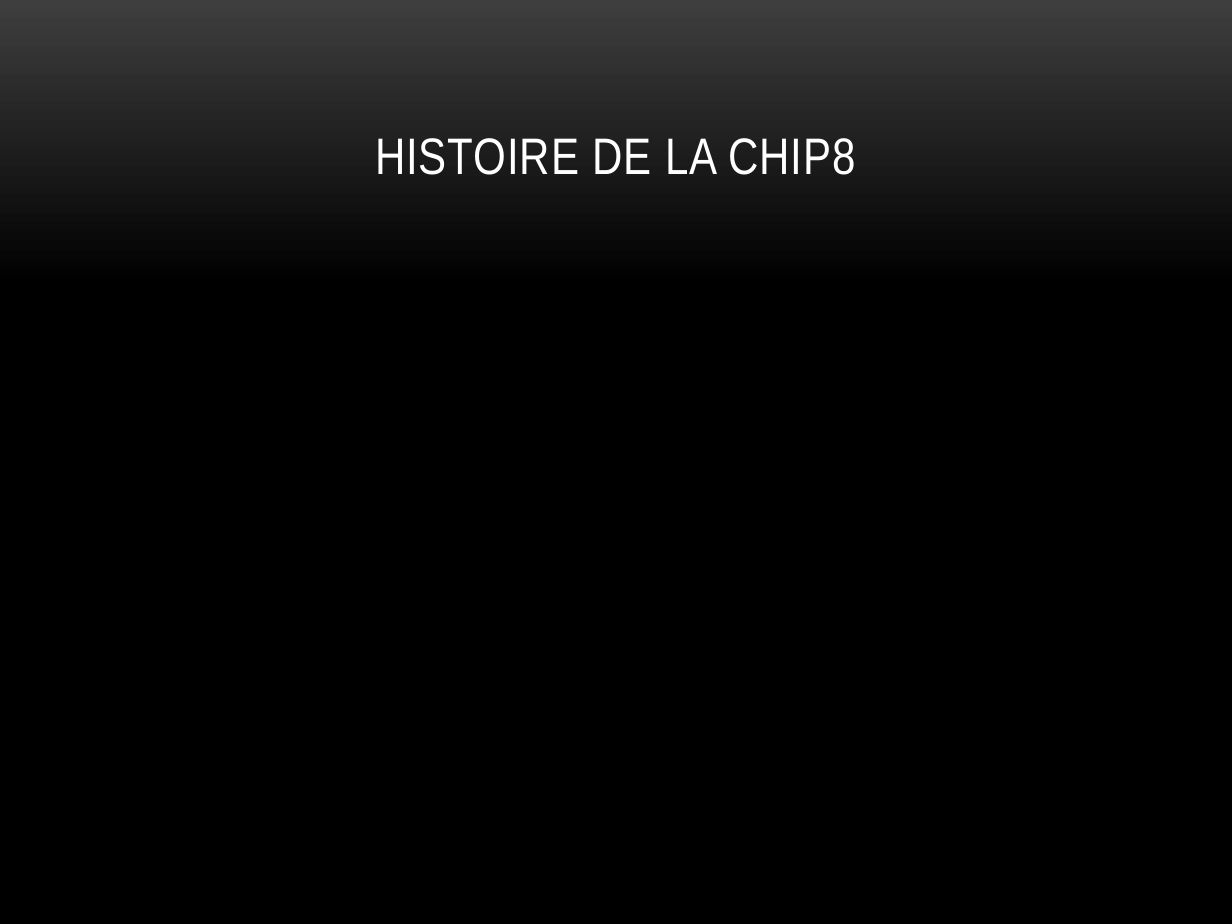
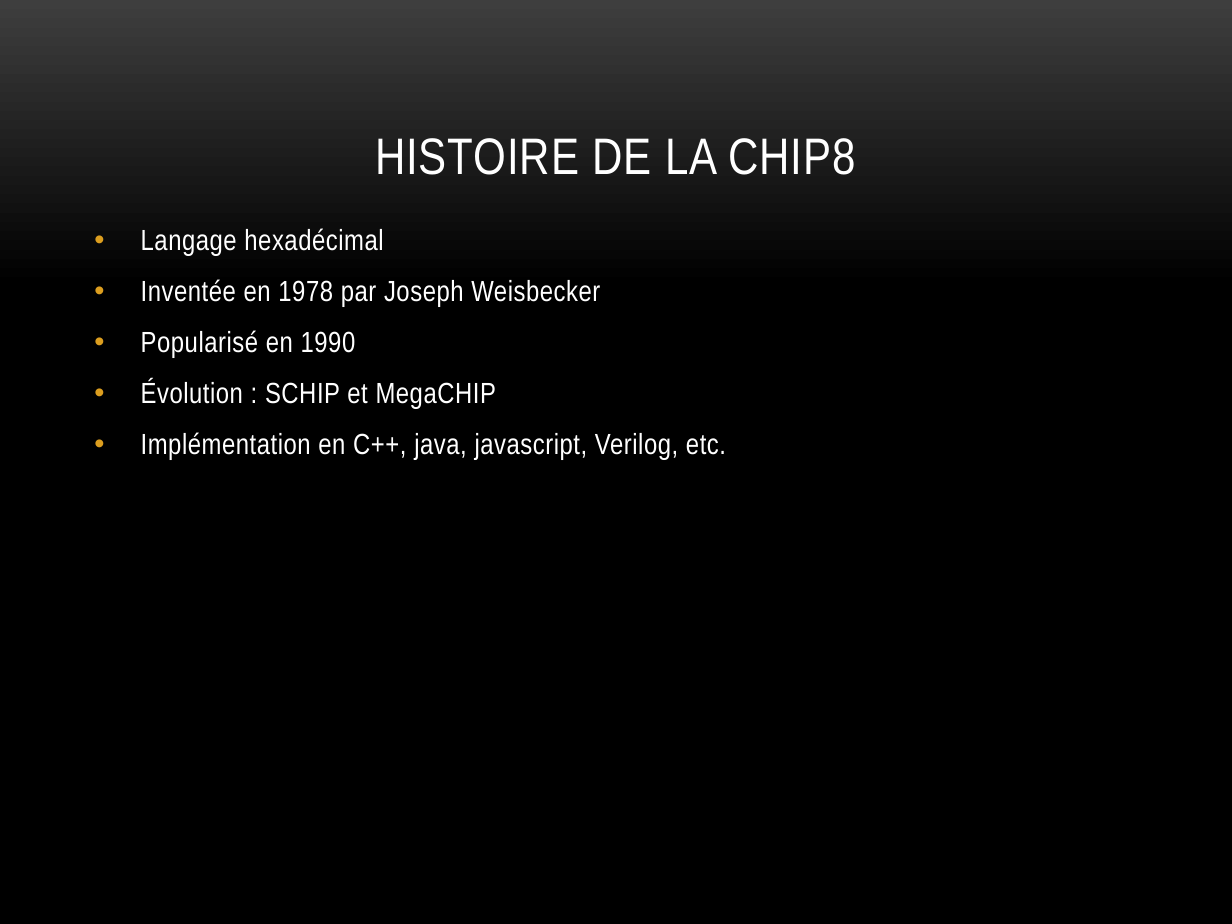
Before and after one commit to charlesfire/Chip-8_Disassembler, a slide deck: slide 3 of SERTP2.pptx. Drawn at 1232x924 pixels with LibreOffice and Linux fonts; fonts in the diff are those of the drawing; background and template pictures are left out. Boxes give left, top, right and bottom in pixels: in the first picture for what was removed or moved away, otherwise in the second. Text is boxed around its words. In the diff, an @@ line names an element or a change of style, - is before the commit and + after.

```diff
--- a/SERTP2.pptx
+++ b/SERTP2.pptx
@@ text added at [141, 228, 726, 460], 17 pt, text #FFFFFF @@
+• Langage hexadécimal
+• Inventée en 1978 par Joseph Weisbecker
+• Popularisé en 1990
+• Évolution : SCHIP et MegaCHIP
+• Implémentation en C++, java, javascript, Verilog, etc.
```
Also in this commit, not shown: 5 other slides changed, 2 slides added, 3 slides removed.
